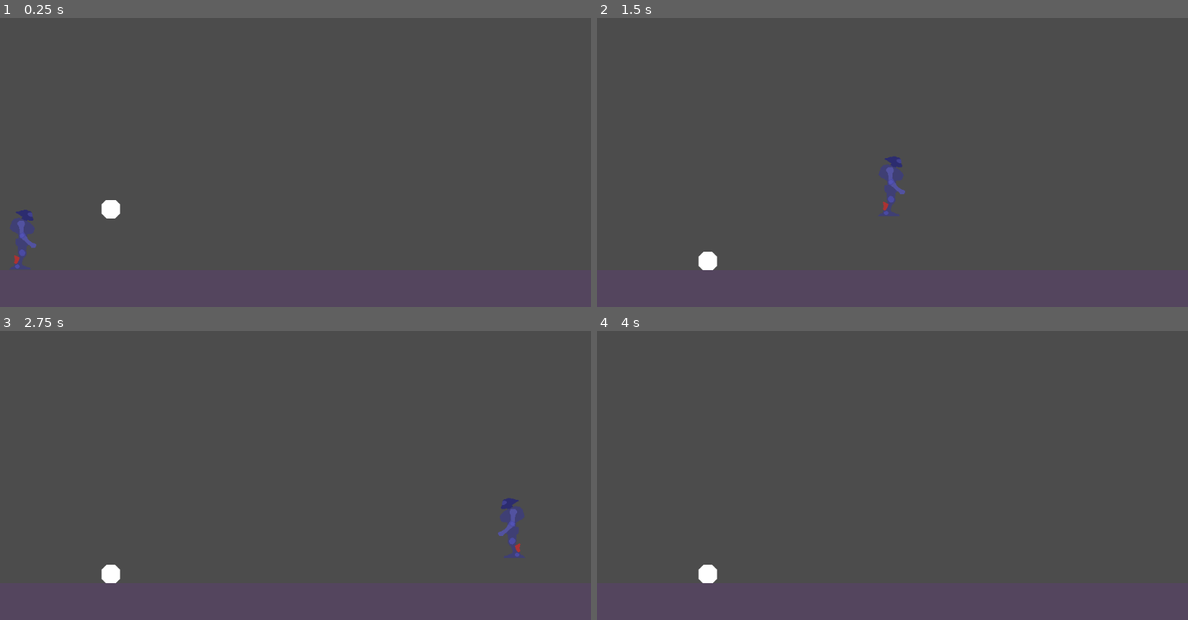
Above: before the commit, frames 1-4 (two rows, left to right).
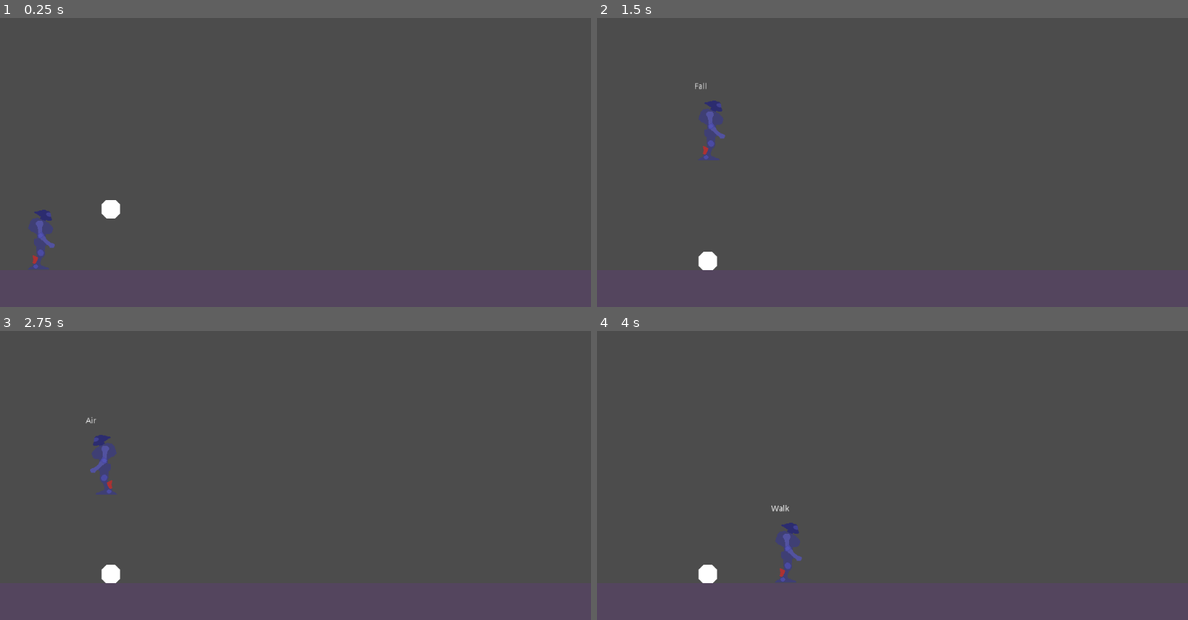
Above: after the commit, the same moments.

Repository: gioele-santi/MechGameJam
Game: Godot game, scene res://Level.tscn
The game is run twice, just before and just after one commit, with the same random seed, the same clock (stepped at 60 frames per second) and the same inputs. The project has no main scene, so this scene is started directly.
Inputs:
- Up to frame 1 (0.25 s): no input
- Up to frame 2 (1.5 s): hold Shift (kick) 0.53-1.28 s; hold D (move_right) from 0.53 s (still down); tap Space (jump) at 0.77, 0.8, 1.07, 1.35 s
- Up to frame 3 (2.75 s): tap Space (jump) at 1.52, 1.82, 2.3 s; tap Shift (kick) at 1.55 s; release D (move_right) at 2.03 s; hold A (move_left) from 2.03 s (still down); hold Shift (kick) from 2.03 s (still down)
- Up to frame 4 (4 s): release A (move_left) at 2.78 s; release Shift (kick) at 2.78 s; hold D (move_right) from 2.78 s (still down); tap Shift (kick) at 2.85 s; tap Space (jump) at 3.02, 3.32 s; hold Space (jump) from 3.53 s (still down)

The runs differ from the first frame. In frame 1, 0.9% of the frame differs, in the area x 1-10%, y 66-87%; in frame 2, 1.0%, in the area x 16-53%, y 22-69%; in frame 3, 1.0%; in frame 4, 0.5%.

Commit message:
Added FSM for character control
It already works, acceleration has to be fixed and I want to reintroduce slide movement instead of instant stop.
Then I will add kick states

Diff:
--- /dev/null
+++ b/Ball.gd
@@ -0,0 +1,17 @@
+extends RigidBody2D
+class_name MechBall
+
+export var strength := 200.0
+
+#func _unhandled_input(event: InputEvent) -> void:
+#	if event.is_action_pressed("kick"):
+#		print("kick")
+#		apply_impulse(Vector2.ZERO, get_input_direction() * strength)
+
+func get_input_direction() -> Vector2:
+	return Vector2(Input.get_action_strength("move_right")-Input.get_action_strength("move_left"),
+	Input.get_action_strength("move_down")-Input.get_action_strength("move_up")).normalized()
+
+func get_thrown(direction: Vector2) -> void:
+	#offset should be on point of contact
+	apply_impulse(Vector2.ZERO, direction)
--- /dev/null
+++ b/Ball.tscn
@@ -0,0 +1,20 @@
+[gd_scene load_steps=3 format=2]
+
+[ext_resource path="res://Ball.gd" type="Script" id=1]
+
+[sub_resource type="CircleShape2D" id=1]
+radius = 16.0
+
+[node name="Ball" type="RigidBody2D"]
+position = Vector2( 192, 424 )
+gravity_scale = 2.0
+script = ExtResource( 1 )
+__meta__ = {
+"_edit_group_": true
+}
+
+[node name="CollisionShape2D" type="CollisionShape2D" parent="."]
+shape = SubResource( 1 )
+
+[node name="Polygon2D" type="Polygon2D" parent="."]
+polygon = PoolVector2Array( 0, -16, 8, -16, 16, -8, 16, 0, 16, 8, 8, 16, 0, 16, -8, 16, -16, 8, -16, 0, -16, -8, -8, -16 )
--- /dev/null
+++ b/FSM/State.gd
@@ -0,0 +1,36 @@
+extends Node
+class_name State
+
+onready var state_machine = _get_state_machine(self)
+var _parent: State = null
+export var is_active: = true setget set_is_active
+
+func _ready() -> void:
+	yield(owner, "ready")
+	var parent = get_parent()
+	if not parent.is_in_group("state_machine"):
+		_parent = parent
+
+func unhandled_input(event: InputEvent) -> void:
+	return
+
+func process(delta: float) -> void:
+	return
+
+func physics_process(delta: float) -> void:
+	return
+
+func enter(msg: Dictionary = {}) -> void:
+	return
+
+func exit() -> void:
+	return
+
+func set_is_active(value: bool) -> void:
+	is_active = value
+	set_block_signals(not value)
+
+func _get_state_machine(node: Node) -> Node:
+	if node != null and not node.is_in_group("state_machine"):
+		return _get_state_machine(node.get_parent())
+	return node
--- /dev/null
+++ b/FSM/StateMachine.gd
@@ -0,0 +1,62 @@
+extends Node
+
+class_name StateMachine
+
+signal transitioned(state_path)
+
+export var is_active:= true setget set_is_active
+export var initial_state:= NodePath()
+onready var state: State = get_node(initial_state) setget set_state
+var state_name := "" #for debug
+
+# Initialization
+
+func _init() -> void:
+	add_to_group("state_machine")
+
+func _ready() -> void:
+	yield(owner, "ready")
+	is_active = true
+	state.enter()
+
+# State transition
+
+func transition_to(target_state_path: String, msg: Dictionary = {}) -> void:
+	if not has_node(target_state_path):
+		return
+
+	var target_state: State = get_node(target_state_path)
+	if state == target_state:
+		return # avoid transition to self
+
+	state.exit()
+	self.state = target_state
+	state.enter(msg)
+	emit_signal("transitioned", target_state_path)
+
+# Processing
+
+func _unhandled_input(event: InputEvent) -> void:
+	state.unhandled_input(event)
+
+func _process(delta: float) -> void:
+	state.process(delta)
+
+func _physics_process(delta: float) -> void:
+	state.physics_process(delta)
+
+# Setters
+
+func set_is_active(value: bool) -> void:
+	is_active = value
+	set_process_unhandled_input(value)
+	set_process(value)
+	set_physics_process(value)
+	state.is_active = value
+
+func set_state(value: State) -> void:
+	if state == value:
+		return
+	state = value
+	state_name = state.name
+	#print(state_name)
--- a/Level.tscn
+++ b/Level.tscn
@@ -1,17 +1,10 @@
-[gd_scene load_steps=6 format=2]
+[gd_scene load_steps=4 format=2]
 
-[ext_resource path="res://Mech.gd" type="Script" id=1]
-[ext_resource path="res://assets/mech.png" type="Texture" id=2]
+[ext_resource path="res://Mech/Mech.tscn" type="PackedScene" id=1]
+[ext_resource path="res://Ball.tscn" type="PackedScene" id=2]
 
 [sub_resource type="RectangleShape2D" id=1]
 extents = Vector2( 528, 40 )
-
-[sub_resource type="CapsuleShape2D" id=2]
-radius = 16.0
-height = 80.0
-
-[sub_resource type="CircleShape2D" id=3]
-radius = 16.0
 
 [node name="Level" type="Node2D"]
 
@@ -28,29 +21,7 @@
 color = Color( 0.329412, 0.270588, 0.368627, 1 )
 polygon = PoolVector2Array( 528, 40, 528, -40, -528, -40, -528, 40 )
 
-[node name="Mech" type="KinematicBody2D" parent="."]
-position = Vector2( 40, 472 )
-script = ExtResource( 1 )
-__meta__ = {
-"_edit_group_": true
-}
+[node name="Mech" parent="." instance=ExtResource( 1 )]
+position = Vector2( 72, 472 )
 
-[node name="CollisionShape2D" type="CollisionShape2D" parent="Mech"]
-position = Vector2( 0, 8 )
-shape = SubResource( 2 )
-
-[node name="Sprite" type="Sprite" parent="Mech"]
-texture = ExtResource( 2 )
-
-[node name="Ball" type="RigidBody2D" parent="."]
-position = Vector2( 192, 424 )
-gravity_scale = 2.0
-__meta__ = {
-"_edit_group_": true
-}
-
-[node name="CollisionShape2D" type="CollisionShape2D" parent="Ball"]
-shape = SubResource( 3 )
-
-[node name="Polygon2D" type="Polygon2D" parent="Ball"]
-polygon = PoolVector2Array( 0, -16, 8, -16, 16, -8, 16, 0, 16, 8, 8, 16, 0, 16, -8, 16, -16, 8, -16, 0, -16, -8, -8, -16 )
+[node name="Ball" parent="." instance=ExtResource( 2 )]
--- a/Mech.gd
+++ /dev/null
@@ -1,63 +0,0 @@
-extends KinematicBody2D
-class_name Mech
-
-enum {IDLE, SLIDE, RUN, JUMP, FALL, HURT, DEAD, CROUCH}
-var state = IDLE setget set_state
-
-export (float, 0, 1.0) var friction = 0.02
-export (float, 0, 1.0) var acceleration = 0.04
-export (int) var speed = 800
-export (int) var jump_speed = -1000
-export (int) var gravity = 4000
-
-var velocity = Vector2.ZERO
-
-
-# Called when the node enters the scene tree for the first time.
-func _ready() -> void:
-	pass # Replace with function body.
-
-func _physics_process(delta):
-
-	if Input.is_action_just_pressed("jump"):
-		if is_on_floor():
-			velocity.y = jump_speed
-			self.state = JUMP
-
-	# apply gravity
-	velocity.y += gravity * delta
-	if velocity.y > 0:
-		self.state = FALL
-
-	var dir = get_input_direction()
-
-	if state != JUMP or state != FALL:
-		if dir != 0:
-			velocity.x = lerp(velocity.x, dir * speed, acceleration)
-			self.state = SLIDE if velocity.x > 0.1 else IDLE
-		else:
-			velocity.x = lerp(velocity.x, 0, friction)
-			self.state = RUN
-
-	velocity = move_and_slide(velocity, Vector2.UP)
-
-
-
-
-func get_input_direction() -> int:
-	var dir := 0
-	if Input.is_action_pressed("move_right"):
-		dir += 1
-		$Sprite.flip_h = false
-	if Input.is_action_pressed("move_left"):
-		dir -= 1
-		$Sprite.flip_h = true
-	return dir
-
-
-func set_state(new_value) -> void:
-	if new_value == state:
-		return
-	state = new_value
-	print("State" + str(state))
-	#match to set different animations
--- /dev/null
+++ b/Mech/Air.gd
@@ -0,0 +1,47 @@
+extends PlayerState
+
+export (int) var max_super_jump = 1
+var super_jump := 1
+var impulse := 0.0
+
+func unhandled_input(event: InputEvent) -> void:
+	#no parent actions, totally custom
+	if event.is_action_pressed("jump") and super_jump > 0:
+		super_jump -= 1
+		apply_impulse(impulse)
+		#add particles
+	elif event.is_action_pressed("kick"):
+		state_machine.transition_to("Move/Kick") #it could become Attack/Punch if I have some reused code
+		return
+
+func physics_process(delta: float) -> void:
+	_parent.physics_process(delta)
+
+	if _parent.velocity.y > 0.001: #must happen once
+		state_machine.transition_to("Move/Fall")
+		return
+
+	if player.is_on_ceiling():
+		_parent.velocity.y = 0
+	if player.is_on_floor(): #should not happen while elevating
+		state_machine.transition_to("Move/Idle")
+		return
+
+func apply_impulse(impulse: float) -> void:
+	#reset value to apply same boost at every height
+	# (otherwise low height has much more energy)
+	_parent.velocity.y = impulse
+	player.transition_to(player.States.JUMP)
+
+func enter(msg: Dictionary = {}) -> void:
+	#to jump, apply impulse upwards when enter
+	match msg:
+		{"velocity": var v, "jump_impulse": var ji}:
+			_parent.velocity = v + Vector2(0, ji)
+			impulse = ji
+	player.transition_to(player.States.JUMP)
+	super_jump = max_super_jump
+	_parent.enter()
+
+func exit() -> void:
+	_parent.exit()
--- /dev/null
+++ b/Mech/Fall.gd
@@ -0,0 +1,19 @@
+extends PlayerState
+
+var parachute_enabled = true # if true enable use
+
+func unhandled_input(event: InputEvent) -> void:
+	pass
+
+func physics_process(delta: float) -> void:
+	_parent.physics_process(delta)
+
+	if player.is_on_floor(): #should not happen while elevating
+		state_machine.transition_to("Move/Idle")
+		return
+
+func enter(msg: Dictionary = {}) -> void:
+	_parent.enter()
+
+func exit() -> void:
+	_parent.exit()
--- /dev/null
+++ b/Mech/Idle.gd
@@ -0,0 +1,21 @@
+extends PlayerState
+
+func unhandled_input(event: InputEvent) -> void:
+	_parent.unhandled_input(event)
+
+func physics_process(delta: float) -> void:
+	_parent.physics_process(delta)
+	if player.is_on_floor() and abs(_parent.velocity.x) > 0.01:
+		state_machine.transition_to("Move/Walk")
+		return
+	elif not player.is_on_floor():
+		state_machine.transition_to("Move/Air") #it will auto transition to fall
+		return
+
+func enter(msg:Dictionary = {}) -> void:
+	_parent.velocity = Vector2.ZERO
+	player.transition_to(player.States.IDLE)
+	_parent.enter()
+
+func exit() -> void:
+	_parent.exit()
--- /dev/null
+++ b/Mech/Mech.gd
@@ -0,0 +1,128 @@
+extends KinematicBody2D
+class_name Mech
+
+enum States {IDLE, WALK, RUN,  JUMP, FALL, BUMP, STAGGER, DIE, WIN, KICK}
+onready var player := $AnimationPlayer
+onready var fsm := $FSM
+var state : int = 0
+
+signal attack_completed
+
+var direction := Vector2.ZERO setget set_direction
+
+func _ready() -> void:
+	player.connect("animation_finished", self, "_on_player_animation_finished")
+	fsm.connect("transitioned", self, "_on_fsm_change")
+	pass # Replace with function body.
+
+func set_direction(value: Vector2) -> void:
+	direction = value
+	if direction.x > 0: #no equal -> keep last direction when no button is pressed
+		$Sprite.set_flip_h(false)
+	elif direction.x < 0:
+		$Sprite.set_flip_h(true)
+	pass
+
+func transition_to(state_id: int) -> void:
+	match state:
+		States.RUN:
+			#particle dust
+			pass
+	state = state_id
+
+	var anim_name = ""
+	match state:
+		States.IDLE:
+			anim_name = "idle"
+		States.WALK:
+			anim_name = "walk"
+		States.RUN:
+			anim_name = "run"
+			#particle dust
+		States.JUMP:
+			anim_name = "jump"
+		States.FALL:
+			anim_name = "fall"
+		States.BUMP:
+			anim_name = "bump"
+			#add tween
+		States.STAGGER:
+			anim_name = "stagger"
+			#tween
+		States.KICK:
+			anim_name = "kick"
+		States.WIN:
+			anim_name = "win"
+			#fsm should have disabled all processing
+		States.DIE:
+			anim_name = "die"
+			#fsm should have disabled all processing
+		_:
+			anim_name = "SETUP"
+	player.play(anim_name)
+
+func _on_player_animation_finished(name: String)-> void:
+	var target_state_path := "Move/Ground/Idle" #most actions will go to ground idle
+	if name == "die":
+		queue_free()
+		#signal for gameover (or delegate health object)
+		return
+	elif name == "win":
+		#fsm or player should call game to finish level (or naything else)
+		return #animation is only played at start of state
+	elif name == "crouch":
+		return #animation is only played at start of state
+	elif name == "punch_1" or name == "punch_2" or name == "punch_special" or name == "kick":
+		emit_signal("attack_completed") #fsm needs to know when anmation ends and it can switch state
+#	elif name == "":
+#		target_state_path = ""
+
+	fsm.transition_to(target_state_path)
+
+func _on_fsm_change(state_path: String) -> void:
+	$StateLabel.text = fsm.state_name
+
+#################
+
+export (float, 0, 1.0) var friction = 0.02
+export (float, 0, 1.0) var acceleration = 0.04
+export (int) var speed = 800
+export (int) var jump_speed = -1000
+export (int) var gravity = 4000
+
+#func _physics_process(delta):
+#
+#	if Input.is_action_just_pressed("jump"):
+#		if is_on_floor():
+#			velocity.y = jump_speed
+#			self.state = JUMP
+#
+#	# apply gravity
+#	velocity.y += gravity * delta
+#	if velocity.y > 0 and not is_on_floor():
+#		self.state = FALL
+#
+#	var dir = get_input_direction()
+#
+#	if state != JUMP and state != FALL:
+#		if dir != 0:
+#			velocity.x = lerp(velocity.x, dir * speed, acceleration)
+#			self.state = RUN
+#		else:
+#			velocity.x = lerp(velocity.x, 0, friction)
+#			self.state = SLIDE if abs(velocity.x) > 0.1 else IDLE
+#	elif is_on_floor():
+#		self.state = IDLE
+#
+#	velocity = move_and_slide(velocity, Vector2.UP)
+
+
+#func get_input_direction() -> int:
+#	var dir := 0
+#	if Input.is_action_pressed("move_right"):
+#		dir += 1
+#		$Sprite.flip_h = false
+#	if Input.is_action_pressed("move_left"):
+#		dir -= 1
+#		$Sprite.flip_h = true
+#	return dir
--- /dev/null
+++ b/Mech/Mech.tscn
@@ -0,0 +1,124 @@
+[gd_scene load_steps=14 format=2]
+
+[ext_resource path="res://assets/mech.png" type="Texture" id=1]
+[ext_resource path="res://Mech/Mech.gd" type="Script" id=2]
+[ext_resource path="res://FSM/StateMachine.gd" type="Script" id=3]
+[ext_resource path="res://Mech/Idle.gd" type="Script" id=4]
+[ext_resource path="res://Mech/Move.gd" type="Script" id=5]
+[ext_resource path="res://Mech/Walk.gd" type="Script" id=6]
+[ext_resource path="res://Mech/Air.gd" type="Script" id=7]
+[ext_resource path="res://Mech/Fall.gd" type="Script" id=8]
+
+[sub_resource type="CapsuleShape2D" id=1]
+radius = 16.0
+height = 80.0
+
+[sub_resource type="CapsuleShape2D" id=2]
+radius = 5.14996
+height = 31.0
+
+[sub_resource type="Animation" id=3]
+resource_name = "idle"
+loop = true
+tracks/0/type = "value"
+tracks/0/path = NodePath("Foot:position")
+tracks/0/interp = 1
+tracks/0/loop_wrap = true
+tracks/0/imported = false
+tracks/0/enabled = true
+tracks/0/keys = {
+"times": PoolRealArray( 0 ),
+"transitions": PoolRealArray( 1 ),
+"update": 0,
+"values": [ Vector2( -3, 58.2 ) ]
+}
+
+[sub_resource type="Animation" id=4]
+resource_name = "kick"
+length = 2.0
+tracks/0/type = "value"
+tracks/0/path = NodePath("Foot:position")
+tracks/0/interp = 1
+tracks/0/loop_wrap = true
+tracks/0/imported = false
+tracks/0/enabled = true
+tracks/0/keys = {
+"times": PoolRealArray( 0, 2 ),
+"transitions": PoolRealArray( 1, 1 ),
+"update": 0,
+"values": [ Vector2( -3, 58.2 ), Vector2( 22.25, 46.2 ) ]
+}
+tracks/1/type = "value"
+tracks/1/path = NodePath("Foot:rotation_degrees")
+tracks/1/interp = 1
+tracks/1/loop_wrap = true
+tracks/1/imported = false
+tracks/1/enabled = true
+tracks/1/keys = {
+"times": PoolRealArray( 0, 2 ),
+"transitions": PoolRealArray( 1, 1 ),
+"update": 0,
+"values": [ 0.0, -15.8 ]
+}
+
+[sub_resource type="Animation" id=5]
+
+[node name="Mech" type="KinematicBody2D"]
+script = ExtResource( 2 )
+
+[node name="StateLabel" type="Label" parent="."]
+margin_left = -30.0
+margin_top = -72.25
+margin_right = 30.0
+margin_bottom = -48.25
+__meta__ = {
+"_edit_use_anchors_": false
+}
+
+[node name="CollisionShape2D" type="CollisionShape2D" parent="."]
+visible = false
+position = Vector2( 0, 8 )
+shape = SubResource( 1 )
+
+[node name="Sprite" type="Sprite" parent="."]
+texture = ExtResource( 1 )
+
+[node name="Foot" type="Area2D" parent="."]
+position = Vector2( -3, 58.2 )
+__meta__ = {
+"_edit_group_": true
+}
+
+[node name="CollisionShape2D" type="CollisionShape2D" parent="Foot"]
+rotation = 1.5708
+shape = SubResource( 2 )
+
+[node name="Polygon2D" type="Polygon2D" parent="Foot"]
+
+[node name="AnimationPlayer" type="AnimationPlayer" parent="."]
+autoplay = "idle"
+anims/idle = SubResource( 3 )
+anims/kick = SubResource( 4 )
+anims/run = SubResource( 5 )
+
+[node name="FSM" type="Node" parent="."]
+script = ExtResource( 3 )
+initial_state = NodePath("Move/Idle")
+
+[node name="Move" type="Node" parent="FSM"]
+script = ExtResource( 5 )
+
+[node name="Idle" type="Node" parent="FSM/Move"]
+script = ExtResource( 4 )
+
+[node name="Walk" type="Node" parent="FSM/Move"]
+script = ExtResource( 6 )
+
+[node name="Air" type="Node" parent="FSM/Move"]
+script = ExtResource( 7 )
+
+[node name="Fall" type="Node" parent="FSM/Move"]
+script = ExtResource( 8 )
+
+[connection signal="body_entered" from="Foot" to="." method="_on_Foot_body_entered"]
+[connection signal="animation_finished" from="AnimationPlayer" to="." method="_on_AnimationPlayer_animation_finished"]
--- /dev/null
+++ b/Mech/Move.gd
@@ -0,0 +1,51 @@
+extends PlayerState
+
+export (float) var max_speed: = 2000.0
+export (float) var move_speed: = 8000.0
+export (float) var gravity: = 800.0
+export (float) var jump_percentage = 66.6 # %
+var jump_impulse = -1 * gravity * jump_percentage /100.0
+
+var velocity: = Vector2.ZERO
+
+func _ready() -> void:
+	jump_impulse = -1 * gravity * jump_percentage /100.0
+
+func unhandled_input(event: InputEvent) -> void:
+	if event.is_action_pressed("jump"):
+		state_machine.transition_to("Move/Air", { velocity = velocity, jump_impulse = jump_impulse })
+		return
+	if event.is_action_pressed("move_down"):
+		state_machine.transition_to("Move/Crouch")
+		return
+	if event.is_action_pressed("kick") and player.is_on_floor():
+		state_machine.transition_to("Attack/Punch1") #it could become Attack/Punch if I have some reused code
+		return
+
+
+
+func physics_process(delta: float) -> void:
+	#get input left-right
+	var input_direction := get_input_direction()
+
+	player.direction = input_direction
+
+	velocity = calculate_velocity(velocity, input_direction, delta)
+	velocity = player.move_and_slide(velocity, Vector2.UP) #it is a method on kimetic body
+
+static func get_input_direction() -> Vector2:
+	var direction := Vector2.ZERO
+	direction.x = Input.get_action_strength("move_right") - Input.get_action_strength("move_left")
+	# Vertical is ignored (up - down are used for actions) unless I work with ladders
+	return direction
+
+func calculate_velocity(current_velocity: Vector2, move_direction: Vector2, delta: float) -> Vector2:
+	var new_velocity: = current_velocity
+	new_velocity = move_direction * delta * move_speed
+	if new_velocity.length() > max_speed:
+		new_velocity = new_velocity.normalized() * max_speed
+
+	#apply manual gravity
+	new_velocity.y = current_velocity.y + gravity * get_physics_process_delta_time() # delta
+
+	return new_velocity
--- /dev/null
+++ b/Mech/PlayerState.gd
@@ -0,0 +1,7 @@
+extends State
+class_name PlayerState
+var player: Mech
+
+func _ready() -> void:
+	yield(owner, "ready")
+	player = owner
--- /dev/null
+++ b/Mech/Walk.gd
@@ -0,0 +1,21 @@
+extends PlayerState
+
+func unhandled_input(event: InputEvent) -> void:
+	_parent.unhandled_input(event)
+	#add sensor for boost button here
+
+func physics_process(delta: float) -> void:
+	_parent.physics_process(delta)
+	if player.is_on_floor() and abs(_parent.velocity.x) < 0.01:
+		state_machine.transition_to("Move/Idle")
+		return
+	elif not player.is_on_floor():
+		state_machine.transition_to("Move/Air") #it will auto transition to falls
+		return
+
+func enter(msg:Dictionary = {}) -> void:
+	player.transition_to(player.States.WALK)
+	_parent.enter()
+
+func exit() -> void:
+	_parent.exit()
--- a/project.godot
+++ b/project.godot
@@ -12,10 +12,34 @@
 "base": "KinematicBody2D",
 "class": "Mech",
 "language": "GDScript",
-"path": "res://Mech.gd"
+"path": "res://Mech/Mech.gd"
+}, {
+"base": "RigidBody2D",
+"class": "MechBall",
+"language": "GDScript",
+"path": "res://Ball.gd"
+}, {
+"base": "State",
+"class": "PlayerState",
+"language": "GDScript",
+"path": "res://Mech/PlayerState.gd"
+}, {
+"base": "Node",
+"class": "State",
+"language": "GDScript",
+"path": "res://FSM/State.gd"
+}, {
+"base": "Node",
+"class": "StateMachine",
+"language": "GDScript",
+"path": "res://FSM/StateMachine.gd"
 } ]
 _global_script_class_icons={
-"Mech": ""
+"Mech": "",
+"MechBall": "",
+"PlayerState": "",
+"State": "",
+"StateMachine": ""
 }
 
 [application]
